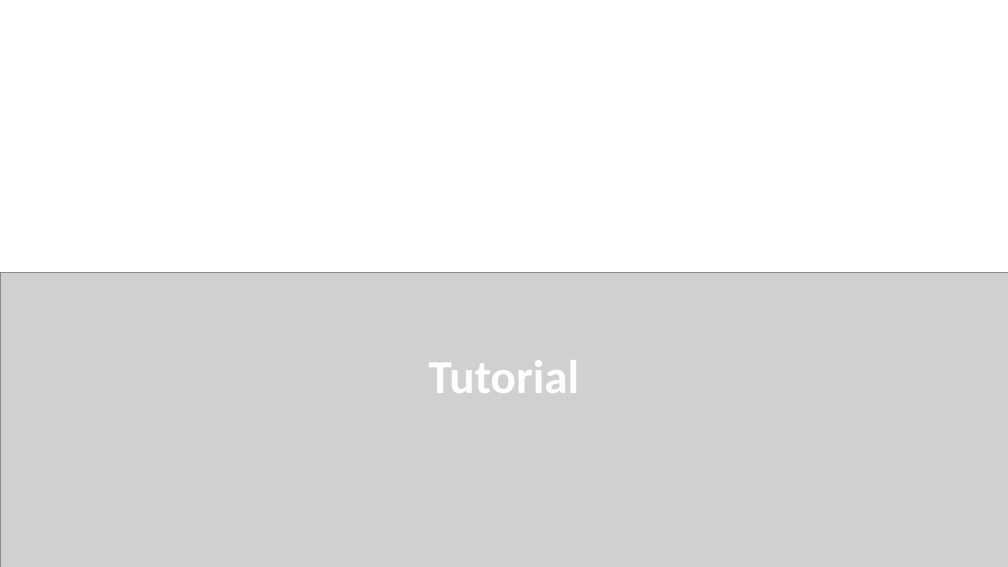
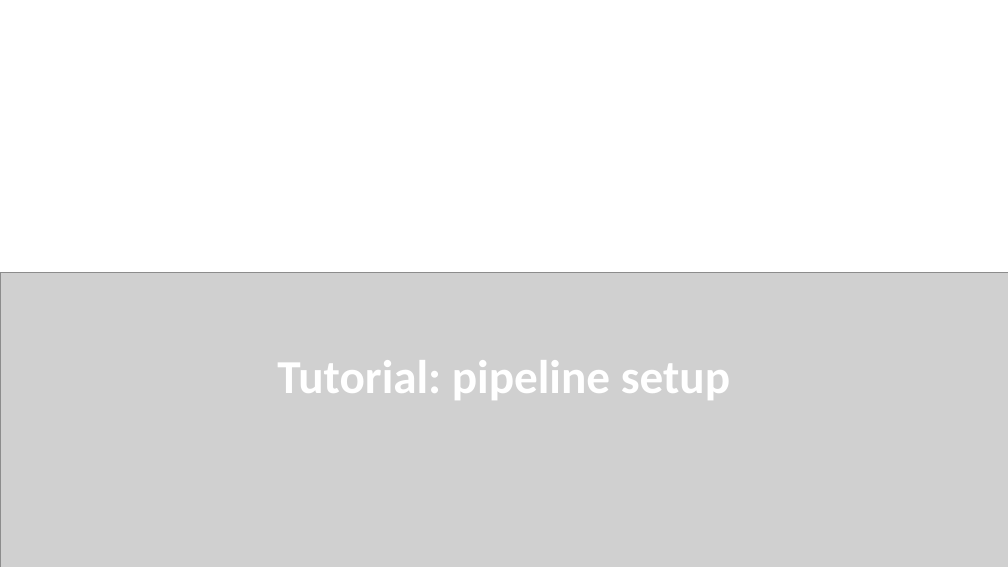
Before and after one commit to chimera-suite/OntopStream-TheWebConf2022Tutorial, a slide deck: slide 20 of Tutorial_WebConf.pptx (slide 17 before the commit). Drawn at 1008x567 pixels with LibreOffice and Linux fonts; fonts in the diff are those of the drawing; grey boxes stand for pictures. Boxes give left, top, right and bottom in pixels: in the first picture for what was removed or moved away, otherwise in the second. Text is boxed around its words. In the diff, an @@ line names an element or a change of style, - is before the commit and + after.

Commit message:
Update tutorial presentation

```diff
--- a/Tutorial_WebConf.pptx
+++ b/Tutorial_WebConf.pptx
@@ text at bbox=[277, 360, 730, 400]: text changed @@
-Tutorial
+Tutorial: pipeline setup
```
Also in this commit, not shown: 8 other slides changed, 14 slides added, 1 other file.
